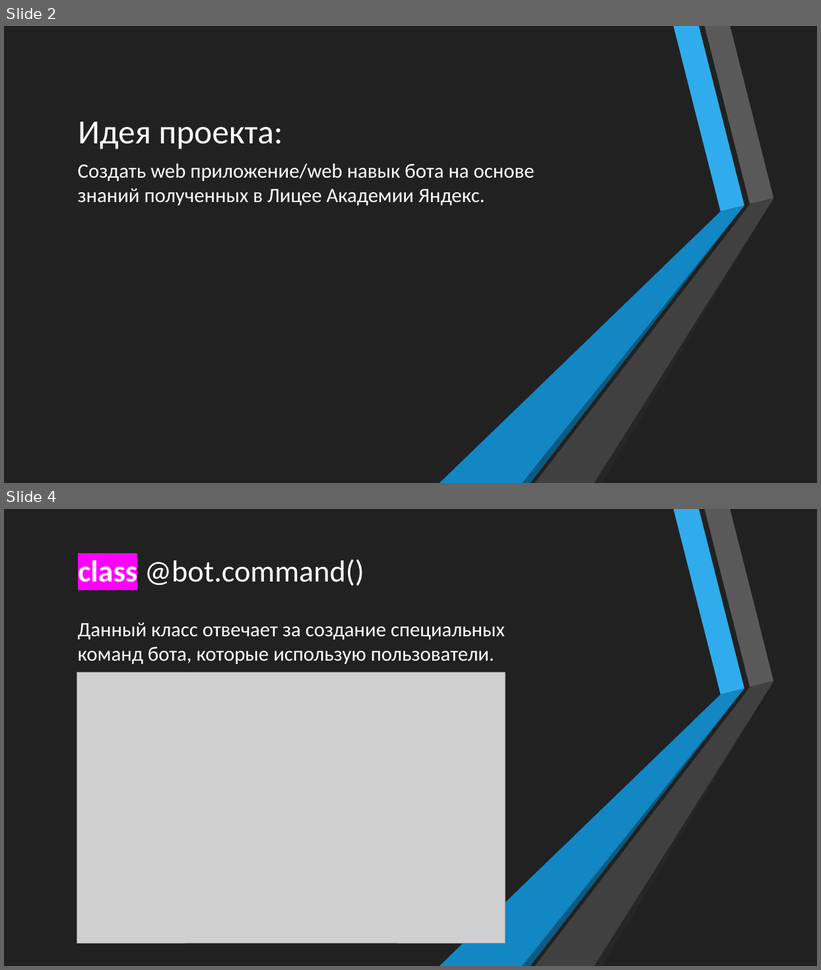
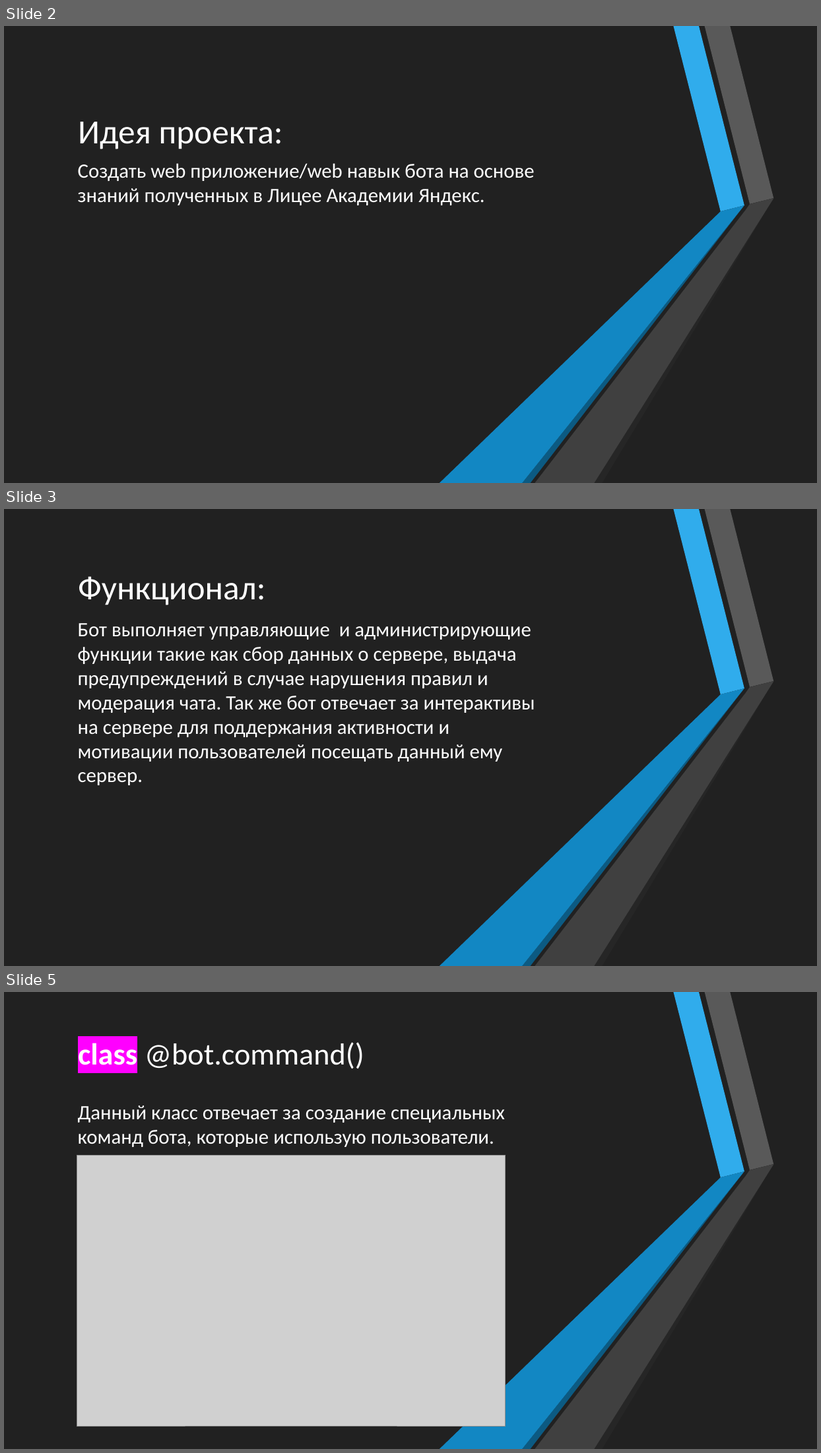
Before and after one commit to MaxM1567/discord_bot, a slide deck: ds_bot.pptx. Shown one above the other, each under a label of ours: slides 2 and 4 before the commit, slides 2, 3 and 5 after it; the slides between them are not shown. The pictures are 821x970 and 821x1453 pixels, drawn with LibreOffice and Linux fonts; fonts in the diff are those of the drawing; grey boxes stand for pictures. Boxes give left, top, right and bottom in pixels: in the first picture for what was removed or moved away, otherwise in the second. Text is boxed around its words. In the diff, an @@ line names an element or a change of style, - is before the commit and + after.

```diff
--- a/ds_bot.pptx
+++ b/ds_bot.pptx
@@ slide 3 added at [4,509,817,966], background #212121; not listed: 6 template elements that a slide beside it also shows @@
@@ rectangle added at [4,509,817,966], fill #212121 @@
@@ title added at [78,576,265,605], 40 pt, text #FFFFFF @@
+Функционал:
@@ text added at [78,623,535,786], 24 pt, text #FFFFFF @@
+Бот выполняет управляющие и администрирующие функции такие как сбор данных о сервере, выдача предупреждений в случае нарушения правил и модерация чата. Так же бот отвечает за интерактивы на сервере для поддержания активности и мотивации пользователей посещать данный ему сервер.
@@ group added at [440,509,774,966]: 6 freeform shapes @@
@@ what was slide 4 is now slide 5 @@
```
Also in this commit, not shown: 2 slides changed, 1 other file.
